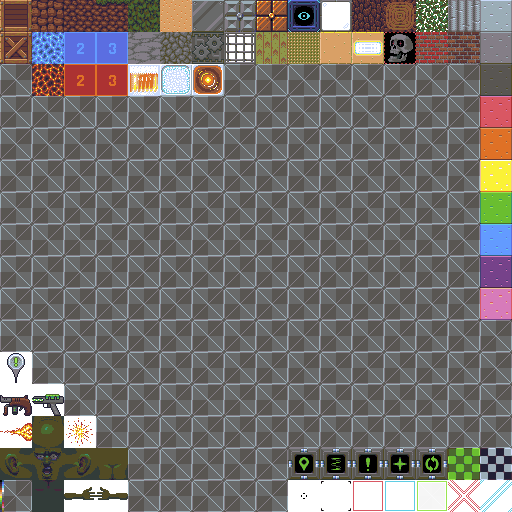
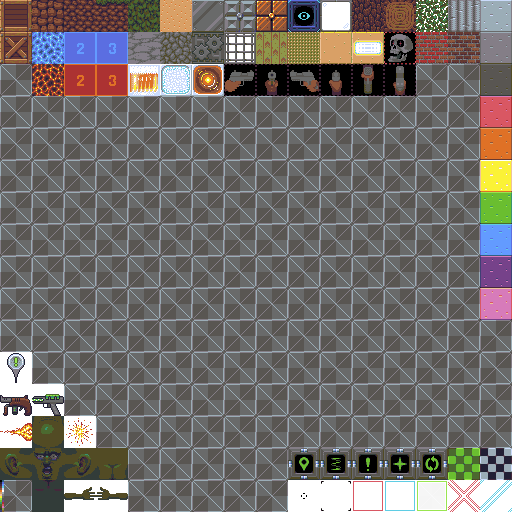
Comparing the layer stacks of the two 512x512 images. Changes:
added layer "gunblock" in group "Blocks" over [224, 64, 416, 96]
